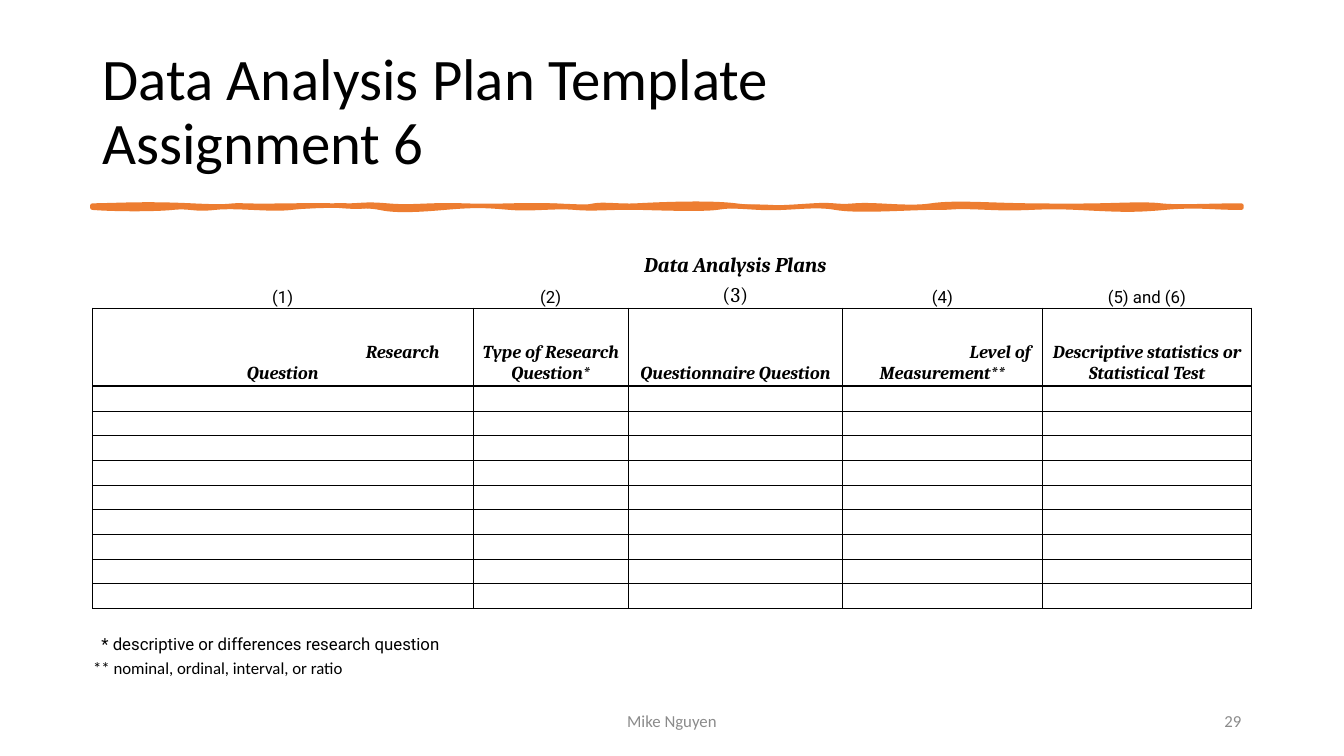
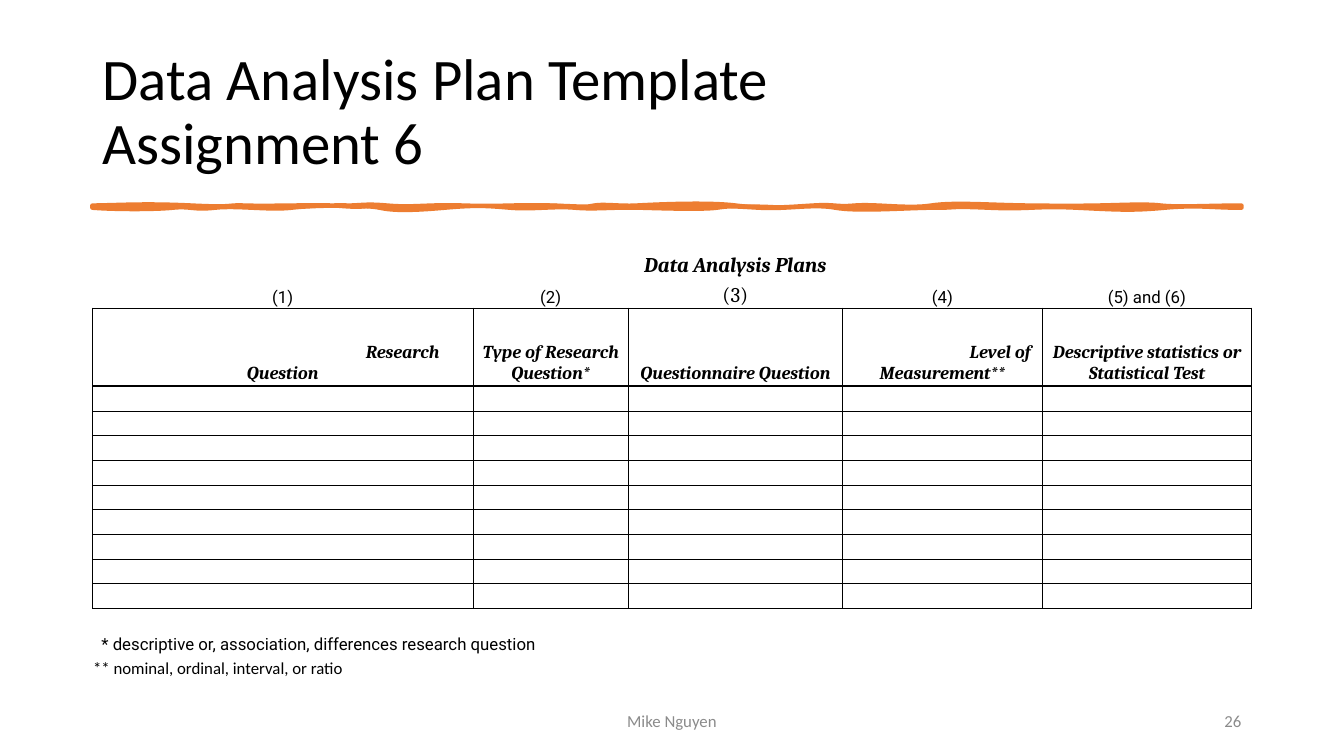
Before and after one commit to mikenguyen13/mar4050_S22, a slide deck: slide 26 of lectures/10/1_Data Analysis.pptx (slide 29 before the commit). Drawn at 1344x756 pixels with LibreOffice and Linux fonts; fonts in the diff are those of the drawing. Boxes give left, top, right and bottom in pixels: in the first picture for what was removed or moved away, otherwise in the second. Text is boxed around its words. In the diff, an @@ line names an element or a change of style, - is before the commit and + after.

```diff
--- a/lectures/10/1_Data Analysis.pptx
+++ b/lectures/10/1_Data Analysis.pptx
@@ table at [93, 247, 1251, 680] @@
-row 15, column 1: * descriptive or differences research question
+row 15, column 1: * descriptive or, association, differences research question
@@ page number at [1224, 716, 1241, 727]: text changed @@
-29
+26
```
Also in this commit, not shown: 2 other slides changed, 3 slides removed.
